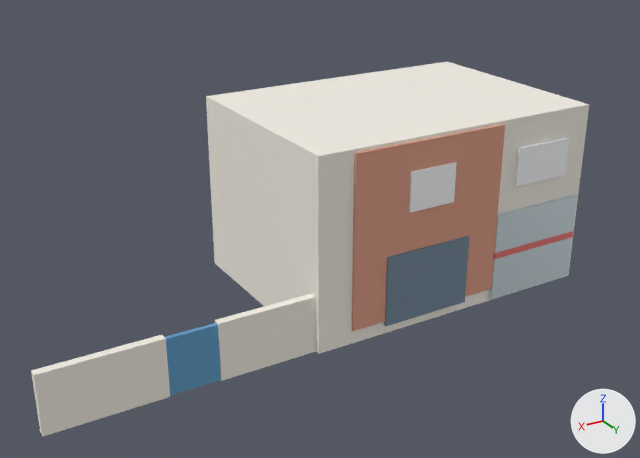
Before and after pictures for a commit that changed the Blender file scripts/blender/blend_sources/Hamidiye_EyyubiBufeBlock.blend.
Rendered twice from a 50 mm camera at (15.9, 24.1, 14.3) aimed at (2.2, 1.2, 2.9). The lights are fixed; the arrows at lower right show +X, +Y and +Z. The older version comes first.

Objects in the first picture: 'Eyyubi_BlueGate', 'Eyyubi_BufeGlass', 'Eyyubi_GardenWallL', 'Eyyubi_GardenWallR', 'Eyyubi_MainHouse', 'Eyyubi_ShutterL', 'Eyyubi_ShutterRed', 'Eyyubi_TerraClad', 'Eyyubi_UpperWin', 'Eyyubi_UpperWinL'.
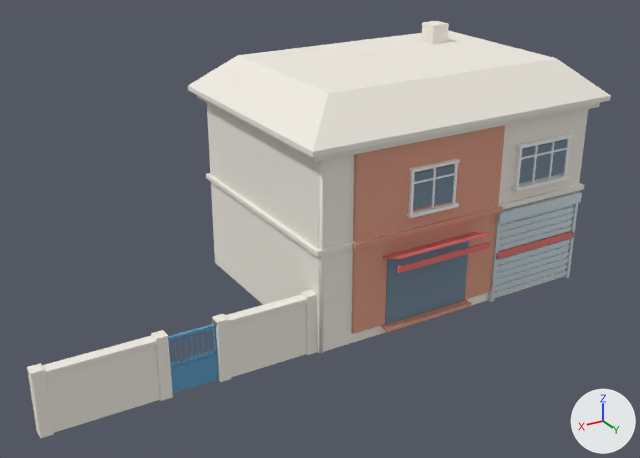
The change in detail:
me_cube is used by ob_eyyubi_mainhouse; location (0.0, 0.0, 0.0).
me_cube had 8 vertices, 6 faces and spanned x -6.8..3.8, y -3.8..3.8, z 0.0..6.4.
me_cube now has 256 vertices, 238 faces and spans x -7.26..4.26, y -4.26..4.26, z 0.0..8.55.
me_cube part 1: 8 vertices removed from x -6.8..3.8, y -3.8..3.8, z 0.0..6.4; 256 vertices added at x -7.26..4.26, y -4.26..4.26, z 0.0..8.55.
me_cube_001 is used by ob_eyyubi_terraclad; location (0.0, 0.0, 0.0).
me_cube_001 had 8 vertices, 6 faces and spanned x -3.0..2.6, y 3.78..3.9, z 0.5..6.3.
me_cube_001 now has 168 vertices, 162 faces and spans x -3.09..2.69, y 3.77..4.2, z 0.28..6.3.
me_cube_001 part 2: 8 vertices removed from x -3.0..2.6, y 3.78..3.9, z 0.5..6.3; 168 vertices added at x -3.09..2.69, y 3.77..4.2, z 0.28..6.3.
me_cube_003 is used by ob_eyyubi_shutterred; location (0.0, 0.0, 0.0).
me_cube_003 had 8 vertices, 6 faces and spanned x -6.61..-2.99, y 3.88..3.96, z 1.64..1.86.
me_cube_003 now has 120 vertices, 114 faces and spans x -6.62..1.57, y 3.91..4.75, z 1.63..3.12.
me_cube_003 part 3: 8 vertices removed from x -6.61..-2.99, y 3.88..3.96, z 1.64..1.86; 120 vertices added at x -6.62..1.57, y 3.91..4.75, z 1.63..3.12.
me_cube_005 is used by ob_eyyubi_upperwin; location (0.0, 0.0, 0.0).
me_cube_005 had 8 vertices, 6 faces and spanned x -1.05..0.65, y 3.86..3.98, z 4.1..5.4.
me_cube_005 now has 144 vertices, 132 faces and spans x -1.14..0.74, y 3.86..4.12, z 3.98..5.51.
me_cube_005 part 4: 8 vertices removed from x -1.05..0.65, y 3.86..3.98, z 4.1..5.4; 144 vertices added at x -1.14..0.74, y 3.86..4.12, z 3.98..5.51.
me_cube_007 is used by ob_eyyubi_gardenwalll; location (0.0, 0.0, 0.0).
me_cube_007 had 8 vertices, 6 faces and spanned x 3.8..7.0, y 3.37..3.63, z 0.0..1.9.
me_cube_007 now has 224 vertices, 216 faces and spans x 3.74..7.06, y 3.31..3.69, z -0.01..2.01.
me_cube_007 part 5: 8 vertices removed from x 3.8..7.0, y 3.37..3.63, z 0.0..1.9; 224 vertices added at x 3.74..7.06, y 3.31..3.69, z -0.01..2.01.
me_cube_009 is used by ob_eyyubi_gardenwallr; location (0.0, 0.0, 0.0).
me_cube_009 had 8 vertices, 6 faces and spanned x 8.6..12.2, y 3.37..3.63, z 0.0..1.9.
me_cube_009 now has 224 vertices, 216 faces and spans x 8.54..12.28, y 3.31..3.69, z -0.01..2.01.
me_cube_009 part 6: 8 vertices removed from x 8.6..12.2, y 3.37..3.63, z 0.0..1.9; 224 vertices added at x 8.54..12.28, y 3.31..3.69, z -0.01..2.01.

Where the change shows, as pixel boxes (x1, y1, x2, y2) in the pictures (640 x 458 px):
'Eyyubi_MainHouse', reshaped (10% wider, 14% taller): before (206, 62, 589, 354); after (188, 21, 611, 353)
'Eyyubi_TerraClad', reshaped: before (352, 124, 505, 331); after (352, 125, 505, 334)
'Eyyubi_GardenWallR', reshaped (7% taller): before (31, 335, 170, 436); after (27, 330, 173, 438)
'Eyyubi_GardenWallL', reshaped: before (215, 294, 316, 381); after (212, 290, 317, 382)
'Eyyubi_UpperWin', reshaped (12% wider, 15% taller): before (409, 162, 457, 213); after (406, 159, 460, 218)
'Eyyubi_ShutterRed', reshaped (137% wider, 48% taller): before (494, 231, 574, 259); after (383, 231, 574, 273)
